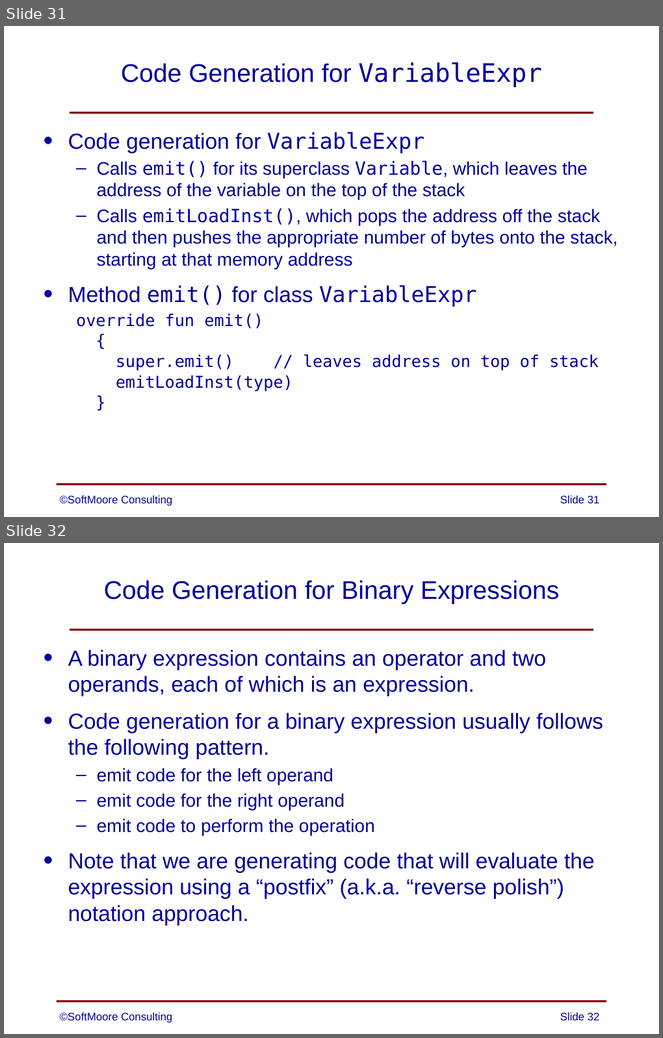
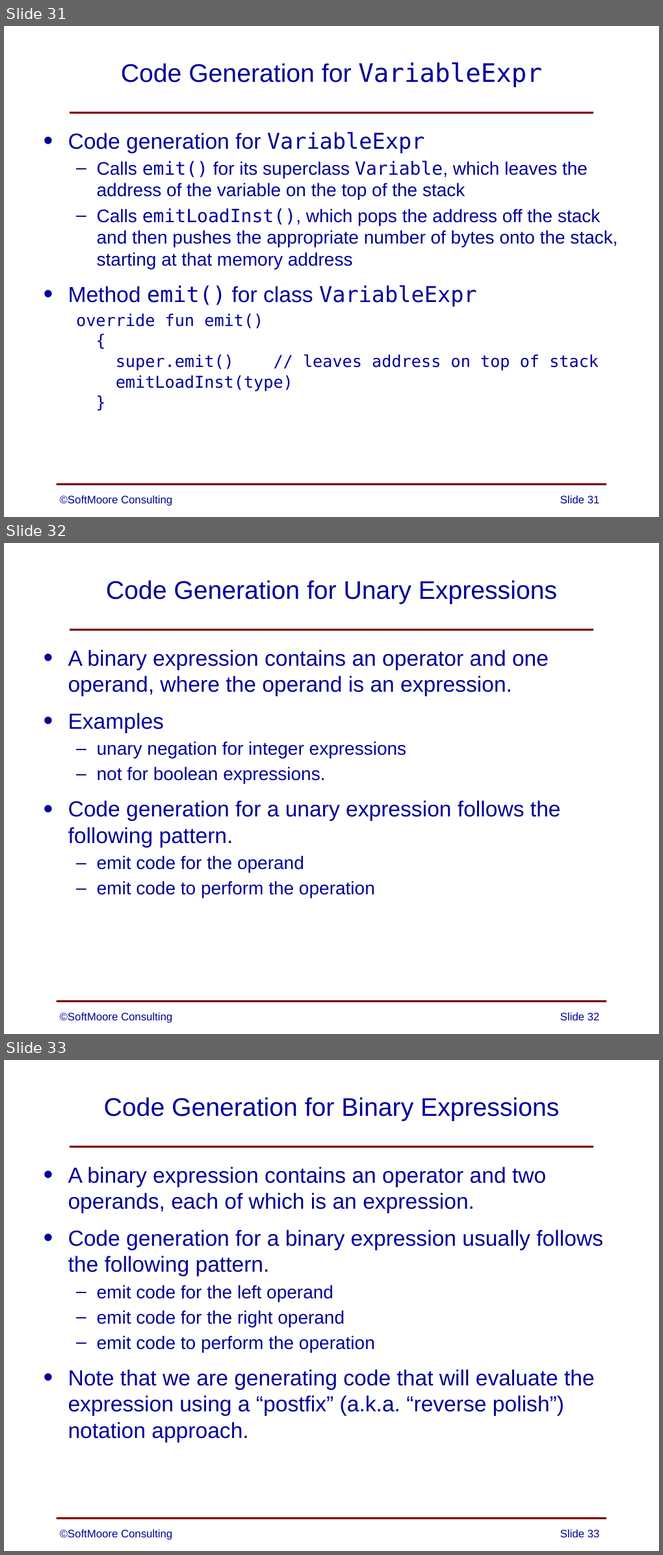
Before and after one commit to SoftMoore/CPRL-Kt-2nd, a slide deck: PowerPoints/11 - Code Generation.pptx. Shown one above the other, each under a label of ours: slides 31 and 32 before the commit, slides 31, 32 and 33 after it. The pictures are 663x1038 and 663x1555 pixels, drawn with LibreOffice and Linux fonts; fonts in the diff are those of the drawing. Boxes give left, top, right and bottom in pixels: in the first picture for what was removed or moved away, otherwise in the second. Text is boxed around its words. In the diff, an @@ line names an element or a change of style, - is before the commit and + after.

```diff
--- a/PowerPoints/11 - Code Generation.pptx
+++ b/PowerPoints/11 - Code Generation.pptx
@@ slide 32 added at box(4, 543, 659, 1034), background #FFFFFF; not listed: 2 template elements that a slide beside it also shows @@
@@ title added at box(106, 580, 557, 604), 28 pt, text #000099 @@
+Code Generation for Unary Expressions
@@ text added at box(68, 650, 561, 898), 24 pt, text #000099 @@
+• A binary expression contains an operator and one operand, where the operand is an expression.
+• Examples
+  – unary negation for integer expressions
+  – not for boolean expressions.
+• Code generation for a unary expression follows the following pattern.
+  – emit code for the operand
+  – emit code to perform the operation
@@ text added at box(60, 1013, 172, 1023), 12 pt, text #000099 @@
+©SoftMoore Consulting
@@ page number added at box(560, 1013, 600, 1021), 12 pt, text #000099 @@
+Slide 32
@@ what was slide 32 is now slide 33 @@
@@ page number at box(560, 1530, 600, 1538): text changed @@
-Slide 32
+Slide 33
```
